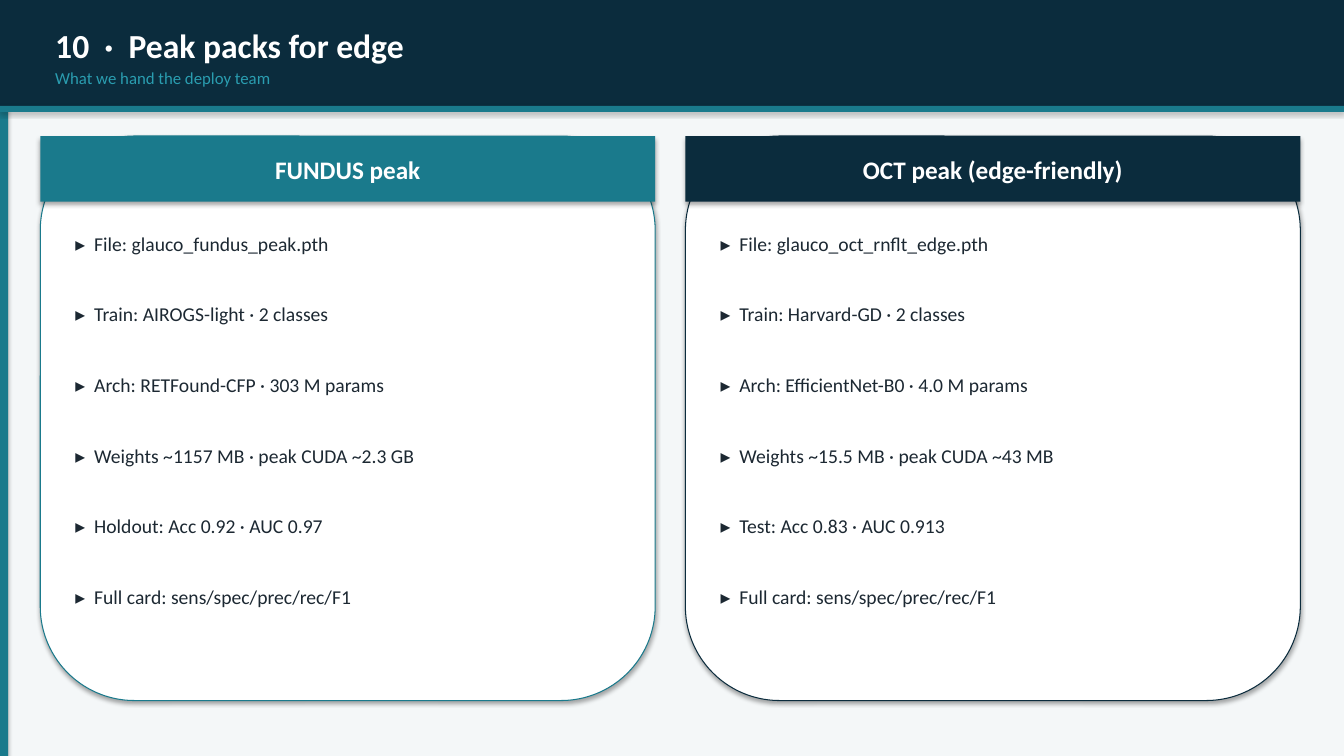
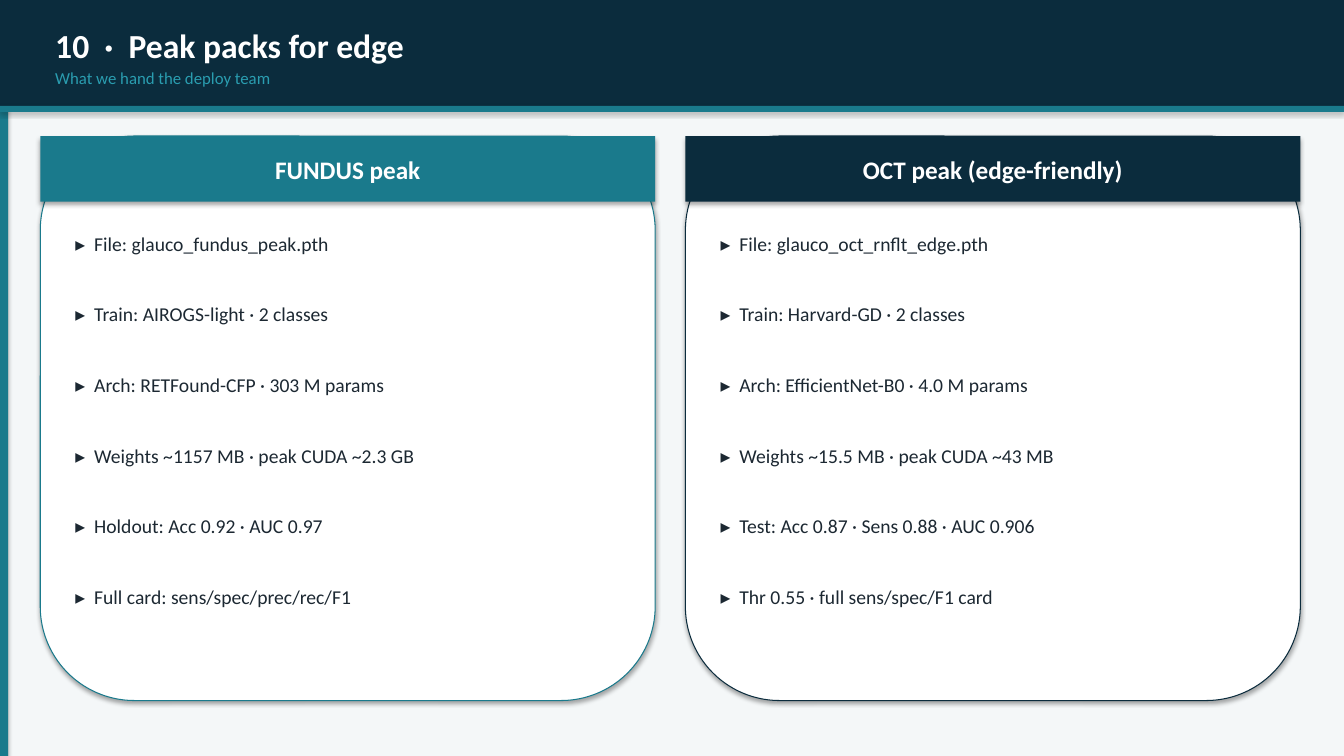
Before and after one commit to ansulx/DRACO, a slide deck: slide 12 of GLAUCO_External_Fundus_Datasets.pptx. Drawn at 1344x756 pixels with LibreOffice and Linux fonts; fonts in the diff are those of the drawing. Boxes give left, top, right and bottom in pixels: in the first picture for what was removed or moved away, otherwise in the second. Text is boxed around its words. In the diff, an @@ line names an element or a change of style, - is before the commit and + after.

```diff
--- a/GLAUCO_External_Fundus_Datasets.pptx
+++ b/GLAUCO_External_Fundus_Datasets.pptx
@@ text at <box>739,519,1035,533</box>: text changed @@
-▸ Test: Acc 0.83 · AUC 0.913
+▸ Test: Acc 0.87 · Sens 0.88 · AUC 0.906
@@ text at <box>739,590,992,607</box>: text changed @@
-▸ Full card: sens/spec/prec/rec/F1
+▸ Thr 0.55 · full sens/spec/F1 card
```
Also in this commit, not shown: 3 other slides changed, 12 other files.
